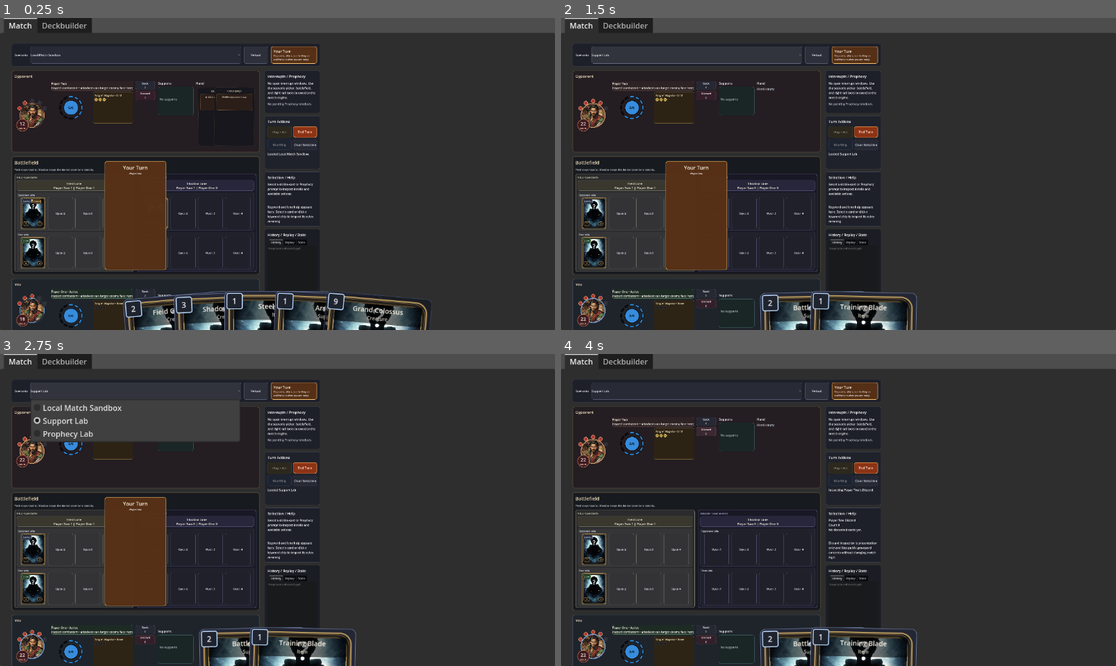
Above: before the commit, frames 1-4 (two rows, left to right).
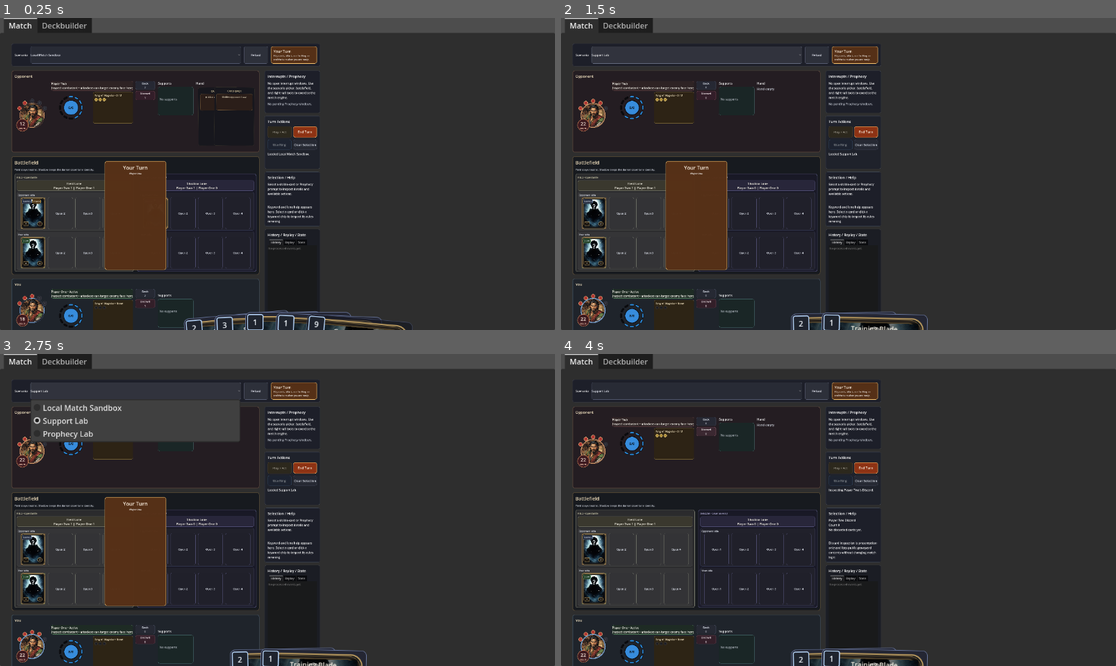
Above: after the commit, the same moments.

Repository: FlinnBurgess/elder-scrolls-legends
Game: Godot game, scene res://scenes/bootstrap/bootstrap.tscn
Same seed, same stepped clock (60 frames per second), same inputs: the game is played once before the commit and once after it.
Inputs:
- Up to frame 1 (0.25 s): no input
- Up to frame 2 (1.5 s): click "Local Match Sandbox" at 0.5 s; click "Player Two Inspect combatant …" at 1.25 s
- Up to frame 3 (2.75 s): click "Support Lab" at 2 s
- Up to frame 4 (4 s): click "Deck 0" at 2.75 s; click "Discard 0" at 3.5 s

The runs differ from the first frame. In frame 1, 4.1% of the frame differs, in the area x 22-78%, y 87-100%; in frame 2, 2.2%; in frame 3, 2.2%; in frame 4, 2.2%.

Commit message:
Scale hand cards to 30% of viewport height
Dynamically size local hand cards based on viewport instead of using
the static minimum size, so card details are legible at any resolution.
Hover rise amount now uses actual card size for consistency.

Co-Authored-By: Claude Opus 4.6 <noreply@anthropic.com>

Diff:
--- a/src/ui/match_screen.gd
+++ b/src/ui/match_screen.gd
@@ -1834,6 +1834,10 @@
 func _layout_local_hand_cards(hand_surface: Control, cards: Array[Button], card_size: Vector2, count: int) -> void:
 	# Cards fan out at the bottom-center of the screen, mostly off the bottom edge.
 	var overlay_size := get_viewport_rect().size
+	# Scale cards to ~30% of viewport height, preserving the card aspect ratio
+	var target_height := overlay_size.y * 0.30
+	var aspect_ratio := card_size.x / card_size.y
+	card_size = Vector2(target_height * aspect_ratio, target_height)
 	var overlap_step := card_size.x * 0.45
 	var total_width := card_size.x + overlap_step * float(max(0, count - 1))
 	var start_x := (overlay_size.x - total_width) * 0.5
@@ -1908,7 +1912,7 @@
 	var hand_index := int(button.get_meta("hand_index", button.z_index))
 	var selected := str(button.get_meta("instance_id", "")) == _selected_instance_id
 	var locked := bool(button.get_meta("presentation_locked", false))
-	var card_size := _surface_button_minimum_size("hand")
+	var card_size := button.size
 	# How far the card needs to rise to be fully visible, plus margin from screen bottom
 	var bottom_margin := 24.0
 	var rise_amount := card_size.y * 0.85 + bottom_margin
